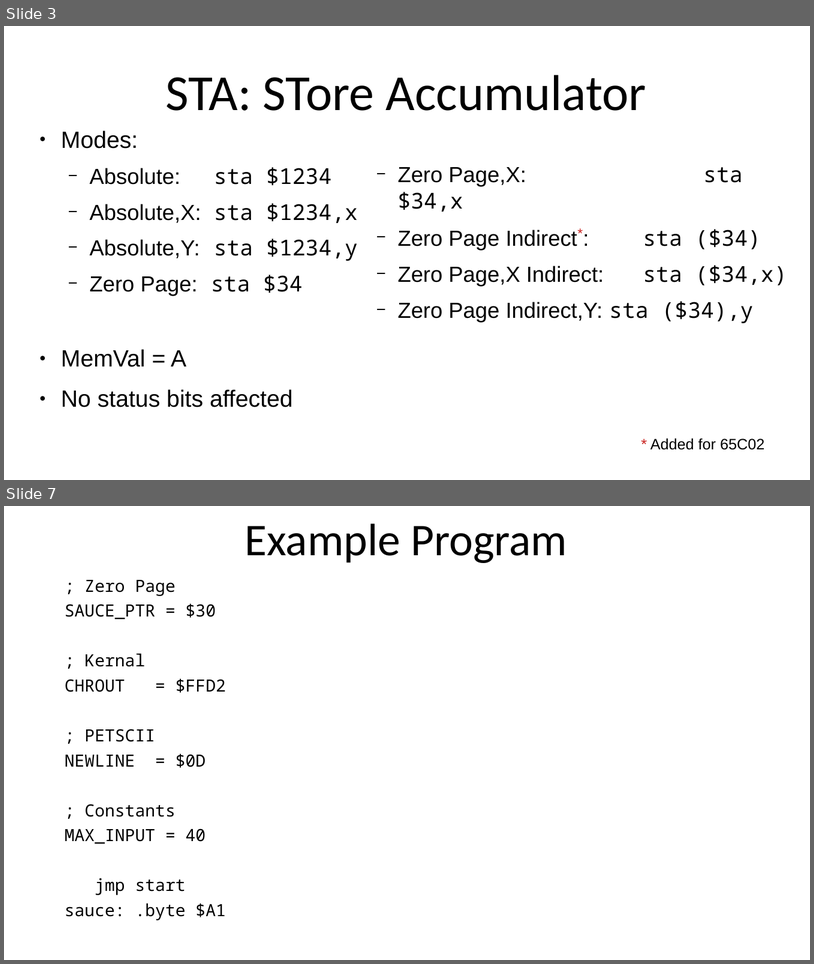
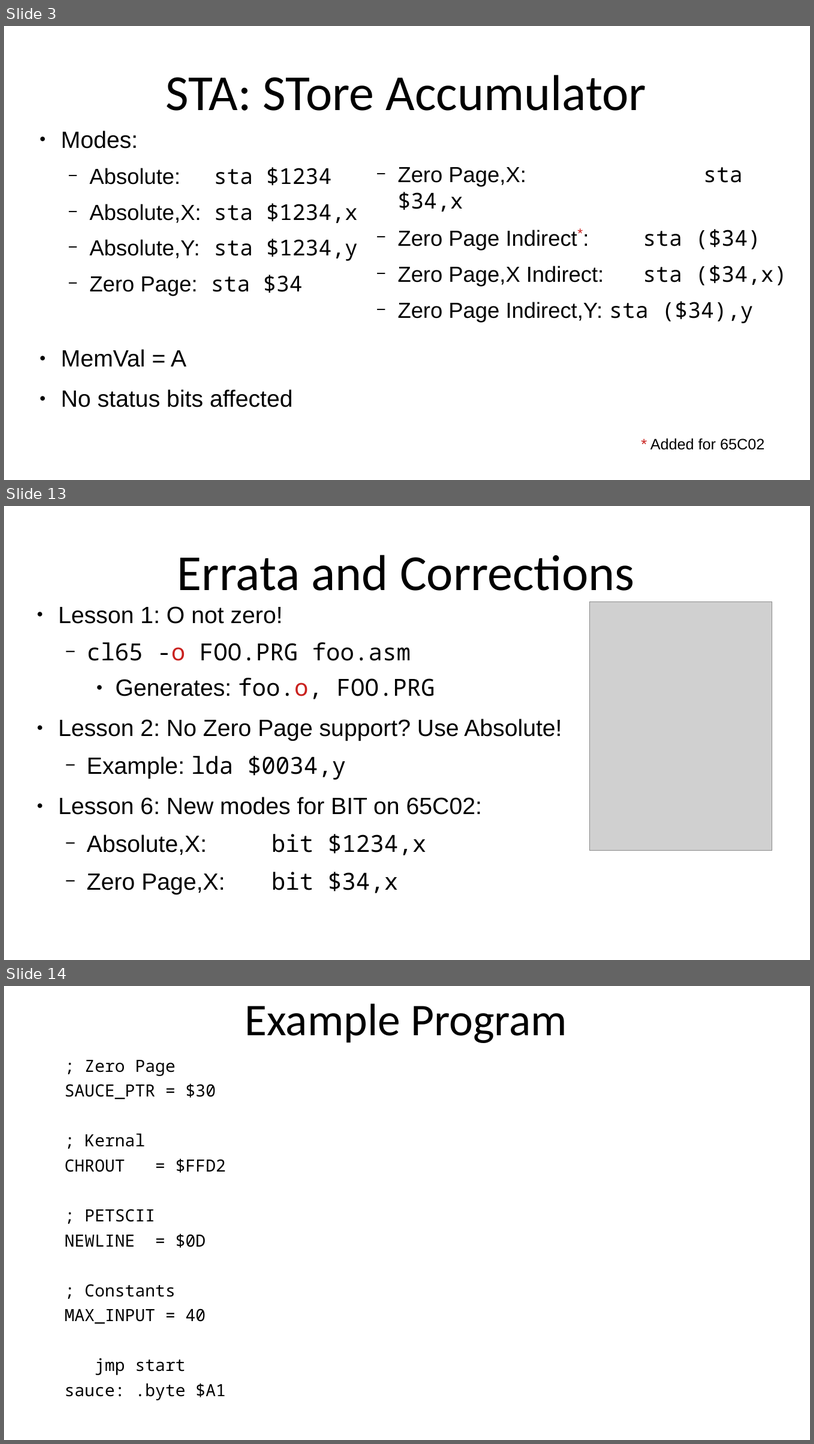
Before and after one commit to SlithyMatt/x16-assembly-tutorial, a slide deck: Lesson7/Lesson7.odp. Shown one above the other, each under a label of ours: slides 3 and 7 before the commit, slides 3, 13 and 14 after it; the slides between them are not shown. The pictures are 814x964 and 814x1444 pixels, drawn with LibreOffice and Linux fonts; fonts in the diff are those of the drawing; grey boxes stand for pictures. Boxes give left, top, right and bottom in pixels: in the first picture for what was removed or moved away, otherwise in the second. Text is boxed around its words. In the diff, an @@ line names an element or a change of style, - is before the commit and + after.

```diff
--- a/Lesson7/Lesson7.odp
+++ b/Lesson7/Lesson7.odp
@@ slide 13 added at (x1=4, y1=506, x2=810, y2=960), background #FFFFFF @@
@@ title added at (x1=177, y1=555, x2=635, y2=602), 60 pt, text #000000 @@
+Errata and Corrections
@@ text added at (x1=58, y1=606, x2=562, y2=894), 28 pt, text #000000 @@
+● Lesson 1: O not zero!
+  − cl65 -o FOO.PRG foo.asm
+    ● Generates: foo.o, FOO.PRG
+● Lesson 2: No Zero Page support? Use Absolute!
+  − Example: lda $0034,y
+● Lesson 6: New modes for BIT on 65C02:
+  − Absolute,X: bit $1234,x
+  − Zero Page,X: bit $34,x
@@ picture added at (x1=590, y1=601, x2=772, y2=850) @@
@@ what was slide 7 is now slide 14 @@
```
Also in this commit, not shown: 2 slides changed, 7 other slides added, 1 slide removed, 1 other file.
